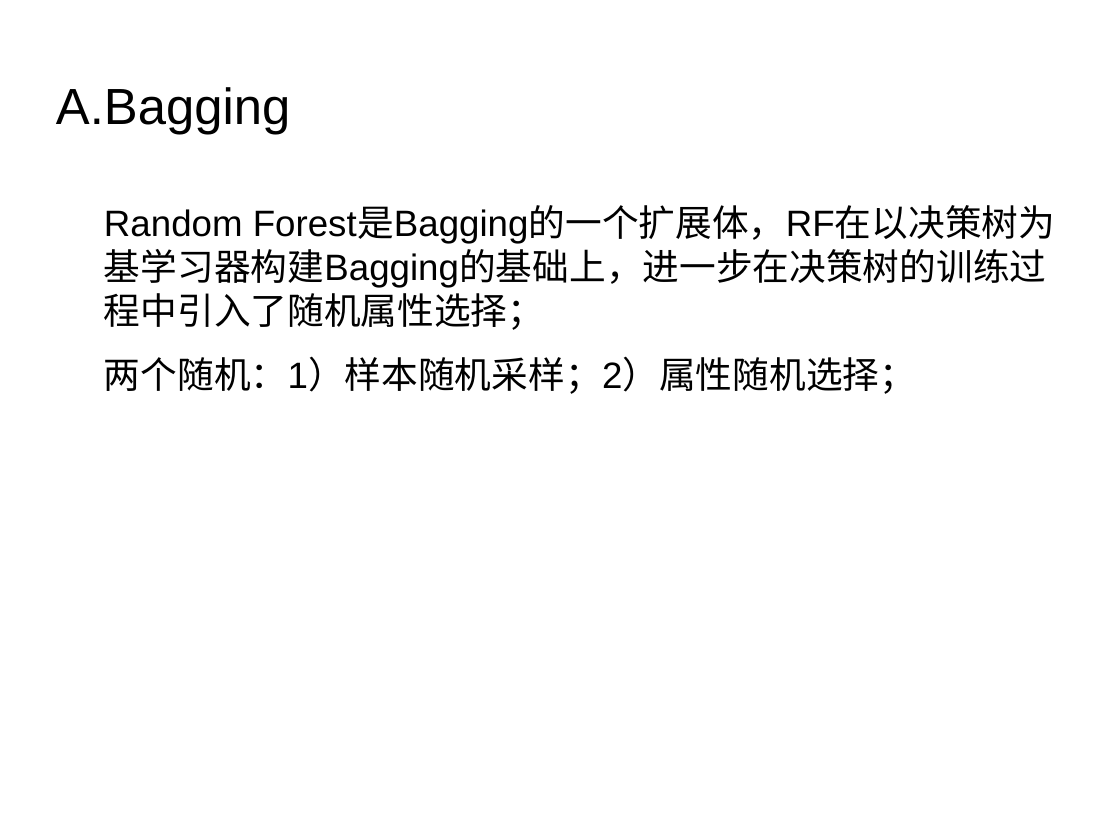
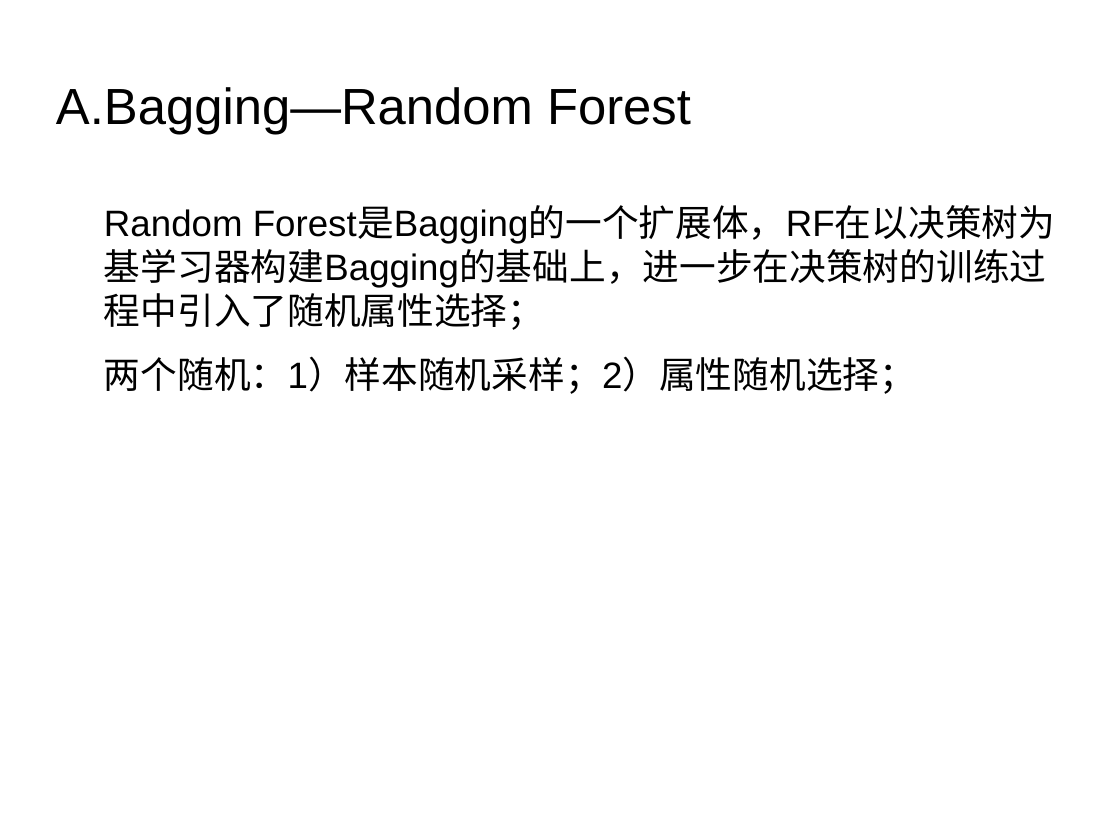
Before and after one commit to liulj0507/DecisionTreeShareProject, a slide deck: slide 19 of doc/DecisionTree-zhb.odp (slide 18 before the commit). Drawn at 1120x840 pixels with LibreOffice and Linux fonts; fonts in the diff are those of the drawing; background and template pictures are left out. Boxes give left, top, right and bottom in pixels: in the first picture for what was removed or moved away, otherwise in the second. Text is boxed around its words. In the diff, an @@ line names an element or a change of style, - is before the commit and + after.

```diff
--- a/doc/DecisionTree-zhb.odp
+++ b/doc/DecisionTree-zhb.odp
@@ title at box(56, 87, 691, 134): text changed @@
-A.Bagging
+A.Bagging—Random Forest
```
Also in this commit, not shown: 10 other slides changed, 10 slides added, 2 slides removed, 11 other files.
